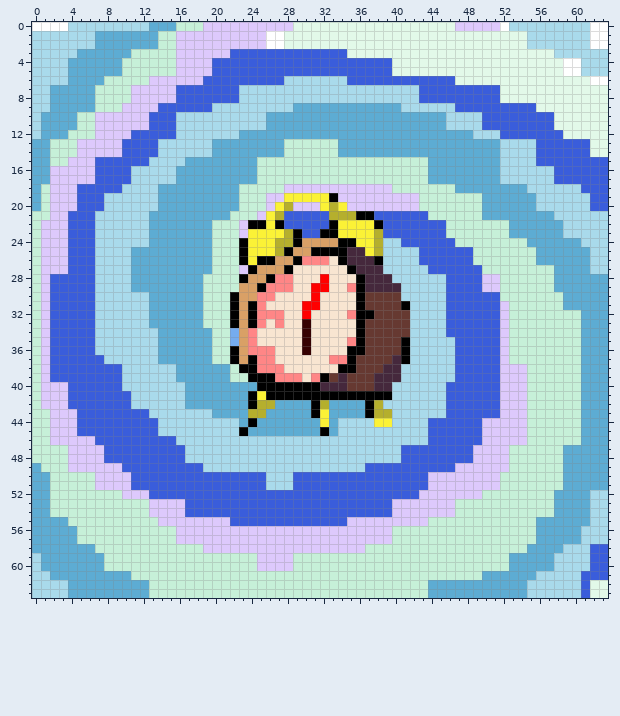
Two states of a pixel-art sprite, Assets/Texture/ScenesLevel/store_space_15.png. Above is the file before it was changed.
The file is 64x64 pixels.
After:
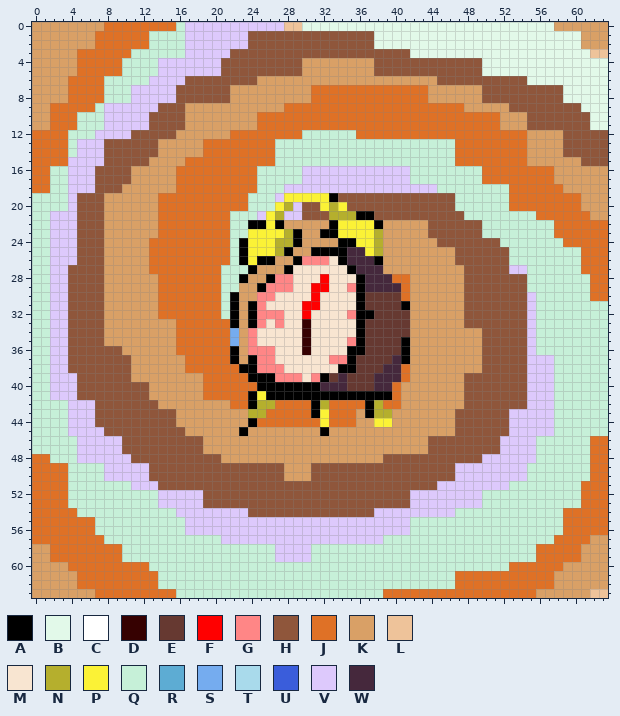
Palette (. is transparent): A #000000  B #e2f9e9  C #ffffff  D #360101  E #663931  F #ff0000  G #ff8686  H #8f563b  J #df7126  K #d9a066  L #eec39a  M #f8e5d1  N #b5af2d  P #fbf236  Q #c6f0d8  R #5dacd3  S #75acef  T #a9daeb  U #3a5ddb  V #ddc9fc  W #45283c
Changes in this commit:
Changed rows in their new state; - is an unchanged pixel.
first column x 0:
 0 KKKKKKKKJJJJJJJJ-VV---------LL-----------------BBBBBBBBBBBKKKKKK
 1 KKKKKKKJJJJJJQ--Q-------HHHHHHHHHHHHHH-----------------BBBBBBKKK
 2 KKKKKKKJJJJJJQ--Q-------HHHHHHHHHHHHHH-----------------BBBBBBKKK
 3 KKKKKJJJJJJ-----Q-----HHHHHHHHHHHHHHHHHHHH----------------BBBBLL
 4 KKKKKJJJJJ----VV----VHHHHHHHHHKKKKKKKKHHHHHHHHHHHH---------BBBBB
 5 KKKKKJJJJJ----VV----VHHHHHHHHHKKKKKKKKHHHHHHHHHHHH---------BBBBB
 6 KKKKJJJJ---------HHHHHHHHKKKKKKKKKKKKKKKKKKKKHHHHHHHHHH-------BB
 7 KKKKJJJJ--------HHHHHHKKKKKKKKKJJJJJJJJJJJJJKKKKKKHHHHHHHHH-----
 8 KKKKJJJJ--------HHHHHHKKKKKKKKKJJJJJJJJJJJJJKKKKKKHHHHHHHHH-----
 9 KKJJJJJ-VV----HHHKKKKKKKKKKKJJJJJJJJJJJJJJJJJJJJKKKKKHHHHHHHH---
10 KKJJJ--Q-----HHHHKKKKKKKKJJJJJJJJJJJJJJJJJJJJJJJJJJJKKKHHHHHHH--
11 KKJJJ--Q-----HHHHKKKKKKKKJJJJJJJJJJJJJJJJJJJJJJJJJJJKKKHHHHHHH--
12 JJJJ-------HHHHHKKKKKKJJJJJJJJQQQQQQJJJJJJJJJJJJJJJJJJJKKKKHHHHH
13 JJJJ----HHHHHHKKKKKJJJJJJJJQ------QQQQQQQQQQQQQJJJJJJJJKKKKHHHHH
14 JJJJ----HHHHHHKKKKKJJJJJJJJQ------QQQQQQQQQQQQQJJJJJJJJKKKKHHHHH
15 JJJJ---VHHHHHKKKKJJJJJJJJJJ-----------------QQQJJJJJJJJKKKKKKHHH
16 JJQQ---HHHHKKKKKJJJJJJJJJ-----VVVVVVVVVVVV--QQQQQQJJJJJJJJKKKKKK
17 JJQQ---HHHHKKKKKJJJJJJJJJ-----VVVVVVVVVVVV--QQQQQQJJJJJJJJKKKKKK
18 JJQQ-VVHHHKKKKKKJJJJJJJJJ---------------VVVVV--QQQQQQJJJJJJKKKKK
19 Q-QQ-HHHKKKKKKJJJJJJJJJJ--Q-------HHHHHHHHHHHHH---QQQJJJJJJJJKKK
20 Q-QQ-HHHKKKKKKJJJJJJJJJJ--Q---HH---HHHHHHHHHHHH---QQQJJJJJJJJKKK
21 ----VHHHKKKKKKJJJJJJJJ------VVHHH-----HHHHHHHHHH--QQQQQQJJJJJJKK
22 -Q--VHHHKKKKKKJJJJJJJJ-Q----KKKKK------KKKKKHHHHHH---QQQQQJJJJJJ
23 -Q--VHHHKKKKKKJJJJJJJJ-Q------KK-------KKKKKHHHHHH---QQQQQJJJJJJ
24 -Q--VHHHKKKKKJJJJJJJJJ-----------------KKKKKKHHHHHHH---QQQQJJJJJ
25 -Q--VHHHKKKKKJJJJJJJJJ-----------------KKKKKKKKHHHHHH---QQQQQJJJ
26 -Q--VHHHKKKKKJJJJJJJJJ-----------------KKKKKKKKHHHHHH---QQQQQJJJ
27 -Q--HHHHKKKKKJJJJJJJJ--Q---------------KKKKKKKKKHHHHHVV---QQQJJJ
28 -QVVHHHHKKKKKKJJJJJJJ-------------------JJKKKKKKHHHHHHH---QQQQJJ
29 -QVVHHHHKKKKKKJJJJJJJ--------------------JKKKKKKHHHHHHH---QQQQJJ
30 -QVVHHHHKKKKKKJJJJJJJ--------------------JKKKKKKHHHHHHHV---QQQJJ
31 -QVVHHHHKKKKKKJJJJJJJ---------------------KKKKKKHHHHHHHV---QQQQQ
32 -QVVHHHHKKKKKKJJJJJJJ---------------------KKKKKKHHHHHHHV-----QQQ
33 -QVVHHHHKKKKKKKKJJJJJJ--------------------KKKKKKHHHHHHHV-----QQQ
34 -QVVHHHHKKKKKKKKJJJJJJ--------------------KKKKKKKKHHHHHV-----QQQ
35 -QVVHHHHKKKKKKKKJJJJJJ--------------------KKKKKKKKHHHHHV-----QQQ
36 -QVVHHHHHHKKKKKKJJJJJJ--------------------KKKKKKKKHHHHHV-----QQQ
37 -QVVHHHHHHHKKKKKKJJJJJ--------------------KKKKKKKKHHHHHVVV---QQQ
38 -QVVHHHHHHHKKKKKKJJJJJJ------------------JKKKKKKKKHHHHHVVV---QQQ
39 -QVVVHHHHHHKKKKKKKKJJJJJ-----------------JKKKKKKHHHHHHHVVV---QQQ
40 -Q--VHHHHHHHHKKKKKKJJJJJJ---------------JKKKKKKKHHHHHHHVVV---QQQ
41 -Q--VHHHHHHHHKKKKKKJJJJJ----------------JKKKKKKKHHHHHHHVVV---QQQ
42 -QQQVVVHHHHHHHKKKKKKKKJJ---JJJJ--JJJJ--JJKKKKKKKHHHHHHHVVV---QQQ
43 --QQ-VVHHHHHHHHHKKKKKKKK--JJJJJ--JJJK---KKKKKKKHHHHHH--VVV---QQQ
44 --QQ-VVHHHHHHHHHKKKKKKKK-JJJJJJJ-JJJKK--KKKKKKKHHHHHH--VVV---QQQ
45 --QQ-VVVHHHHHHHHHKKKKKK-KKKKKKKK-KKKKKKKKKKKKKKHHHHHH--VVV---QQQ
46 --QQQ--VVVHHHHHHHHHKKKKKKKKKKKKKKKKKKKKKKKKKHHHHHHHH---V-----QJJ
47 ----Q---VVHHHHHHHHHKKKKKKKKKKKKKKKKKKKKKKKKKHHHHHHHH-VVV---QQQJJ
48 JJ--Q---VVVHHHHHHHHHHKKKKKKKKKKKKKKKKKKHHHHHHHHHHH---VVV---QQQJJ
49 JJJJQQQQ--VVVHHHHHHHHHHHHHHHKKKHHHHHHHHHHHHHHHH------VV----QQQJJ
50 JJJJ---Q---VVHHHHHHHHHHHHHHHKKKHHHHHHHHHHHHHHHH-----VVV----QQQJJ
51 JJJJ---QQQQVVVHHHHHHHHHHHHHHHHHHHHHHHHHHHHHHH-------V------QQJJJ
52 JJJJ------QQQQVVVVVHHHHHHHHHHHHHHHHHHHHHHHV---------------QQQJJJ
53 JJJJ---------Q---VVHHHHHHHHHHHHHHHHHHHHHHH-----VVV--------QQQJJJ
54 JJJJJ--------QQQ-VVVVVVVHHHHHHHHHHHHHHVV------------------QJJJJJ
55 JJJJJJJ-------QQQ-----VVVVVVVVVVVVV-------QQ------------QQQJJJJJ
56 JJJJJJJ---------Q-----------------------VV--------------QQQJJJJJ
57 JJJJJJJJ--------QQQQQ------------------Q----------------QQJJJJKK
58 KKJJJJJJJJ---------QQQQQQQQ----QQQQQQ------------------QJJJJJKKK
59 KKJJJJJJJJ---------------QQ--VV----------------------QQQJJJJJKKK
60 KKKKJJJJJJJJJ------------QQQQ------------------------JJJJJJKKKKK
61 KKKKKJJJJJJJJJ---------------------------------JJJJJJJJJJJKKKKKK
62 KKKKKJJJJJJJJJ------------------------------QQQJJJJJJJJJJJKKKKKK
63 KKKKKKKJJJJJJJJJ-----------------------JJJJJJJJJJJJJJJJJKKKKKKLL
